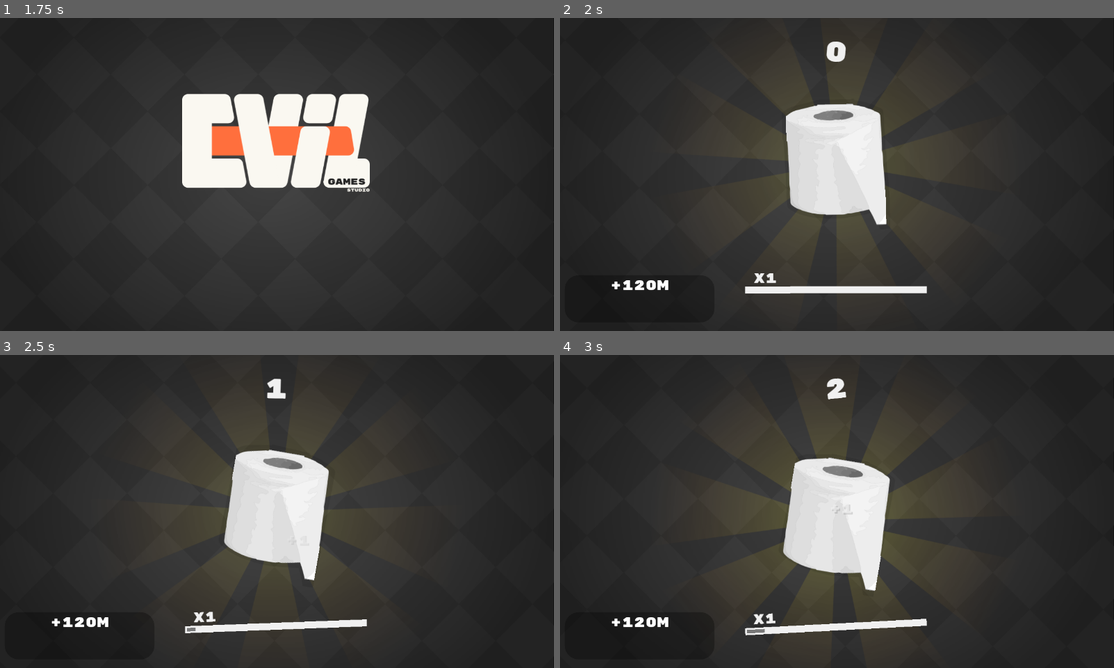
Above: before the commit, frames 1-4 (two rows, left to right).
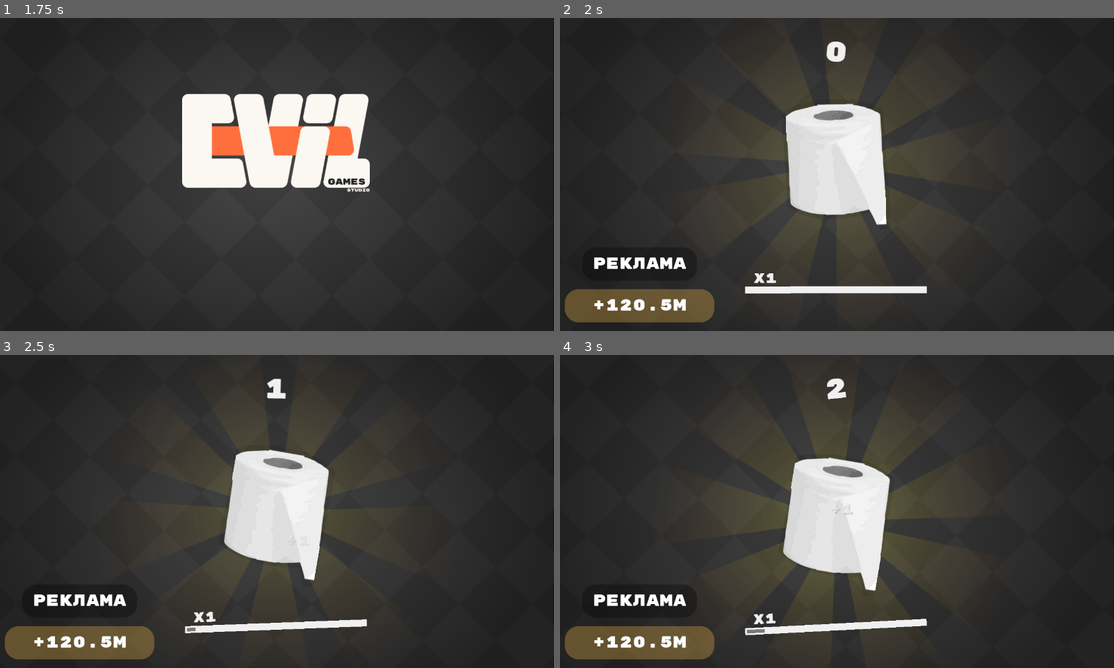
Above: after the commit, the same moments.

Repository: magwoo/PaperClicker
Game: Godot game, scene res://global/load_scene/load_scene.tscn
Same seed, same stepped clock (60 frames per second), same inputs: the game is played once before the commit and once after it. The engine's default icon, where the game draws it, is replaced by a stand-in: a white triangle on a blue panel in a dark square.
Inputs (mouse positions are in pixels of both pictures, inside the frame that each line leads up to):
- Up to frame 1 (1.75 s): tap Enter at 0.5 s; move the mouse to (398, 158) at 0.52 s; tap Mouse wheel down (mouse_down) at 0.6 s; click (398, 158) at 0.67 s; move the mouse to (166, 190) at 1.27 s; tap Mouse wheel up (mouse_up) at 1.35 s; click (166, 190) at 1.42 s
- Up to frame 2 (2 s): no input
- Up to frame 3 (2.5 s): click (277, 511) at 2 s
- Up to frame 4 (3 s): click (837, 511) at 2.75 s

Frame 1 is identical in both runs. In frame 2, 3.4% of the frame differs, in the area x 0-28%, y 76-98%; in frame 3, 3.4%; in frame 4, 3.4%.

Commit message:
added random bonus panel

Diff:
--- a/gameplay/game.tscn
+++ b/gameplay/game.tscn
@@ -14,17 +14,24 @@
 use_filter = true
 font_data = ExtResource( 4 )
 
-[sub_resource type="StyleBoxFlat" id=2]
-bg_color = Color( 0, 0, 0, 0.3 )
+[sub_resource type="StyleBoxFlat" id=5]
+bg_color = Color( 1, 0.756863, 0.294118, 0.301961 )
 corner_radius_top_left = 32
 corner_radius_top_right = 32
 corner_radius_bottom_right = 32
 corner_radius_bottom_left = 32
 
-[sub_resource type="DynamicFont" id=3]
-size = 32
+[sub_resource type="DynamicFont" id=4]
+size = 36
 use_filter = true
 font_data = ExtResource( 4 )
+
+[sub_resource type="StyleBoxFlat" id=6]
+bg_color = Color( 0, 0, 0, 0.301961 )
+corner_radius_top_left = 32
+corner_radius_top_right = 32
+corner_radius_bottom_right = 32
+corner_radius_bottom_left = 32
 
 [node name="Game" type="HBoxContainer"]
 anchor_right = 1.0
@@ -78,16 +85,32 @@
 anchor_top = 1.0
 anchor_bottom = 1.0
 margin_left = 16.0
-margin_top = -128.0
+margin_top = -96.0
 margin_right = 360.0
 margin_bottom = -20.0
-custom_styles/panel = SubResource( 2 )
+custom_styles/panel = SubResource( 5 )
 
-[node name="Label" type="Label" parent="RandomBonus/Panel"]
+[node name="Title" type="Label" parent="RandomBonus/Panel"]
 anchor_right = 1.0
 anchor_bottom = 1.0
-margin_bottom = -60.0
-custom_fonts/font = SubResource( 3 )
-text = "+120M"
+custom_fonts/font = SubResource( 4 )
+text = "+120.5M"
 align = 1
 valign = 1
+
+[node name="InfoPanel" type="Panel" parent="RandomBonus/Panel"]
+anchor_right = 1.0
+anchor_bottom = 1.0
+margin_left = 40.0
+margin_top = -96.0
+margin_right = -40.0
+margin_bottom = -96.0
+custom_styles/panel = SubResource( 6 )
+
+[node name="Info" type="Label" parent="RandomBonus/Panel/InfoPanel"]
+anchor_right = 1.0
+anchor_bottom = 1.0
+custom_fonts/font = SubResource( 4 )
+text = "РЕКЛАМА"
+align = 1
+valign = 1
--- /dev/null
+++ b/menu/random_bonus/random_bonus.gd
@@ -0,0 +1,10 @@
+extends CanvasLayer
+
+
+var tween: Tween = Tween.new()
+
+onready var title_label: Label = $Panel/Title
+
+
+func _ready() -> void:
+	self.add_child(tween)
--- /dev/null
+++ b/menu/random_bonus/random_bonus.tscn
@@ -0,0 +1,60 @@
+[gd_scene load_steps=6 format=2]
+
+[ext_resource path="res://resources/fonts/rubik.ttf" type="DynamicFontData" id=1]
+[ext_resource path="res://menu/random_bonus/random_bonus.gd" type="Script" id=2]
+
+[sub_resource type="StyleBoxFlat" id=5]
+bg_color = Color( 1, 0.756863, 0.294118, 0.301961 )
+corner_radius_top_left = 32
+corner_radius_top_right = 32
+corner_radius_bottom_right = 32
+corner_radius_bottom_left = 32
+
+[sub_resource type="DynamicFont" id=4]
+size = 36
+use_filter = true
+font_data = ExtResource( 1 )
+
+[sub_resource type="StyleBoxFlat" id=6]
+bg_color = Color( 0, 0, 0, 0.301961 )
+corner_radius_top_left = 32
+corner_radius_top_right = 32
+corner_radius_bottom_right = 32
+corner_radius_bottom_left = 32
+
+[node name="RandomBonus" type="CanvasLayer"]
+script = ExtResource( 2 )
+
+[node name="Panel" type="Panel" parent="."]
+anchor_top = 1.0
+anchor_bottom = 1.0
+margin_left = 16.0
+margin_top = -96.0
+margin_right = 360.0
+margin_bottom = -20.0
+custom_styles/panel = SubResource( 5 )
+
+[node name="Title" type="Label" parent="Panel"]
+anchor_right = 1.0
+anchor_bottom = 1.0
+custom_fonts/font = SubResource( 4 )
+text = "+120.5M"
+align = 1
+valign = 1
+
+[node name="InfoPanel" type="Panel" parent="Panel"]
+anchor_right = 1.0
+anchor_bottom = 1.0
+margin_left = 40.0
+margin_top = -96.0
+margin_right = -40.0
+margin_bottom = -96.0
+custom_styles/panel = SubResource( 6 )
+
+[node name="Info" type="Label" parent="Panel/InfoPanel"]
+anchor_right = 1.0
+anchor_bottom = 1.0
+custom_fonts/font = SubResource( 4 )
+text = "РЕКЛАМА"
+align = 1
+valign = 1
Not shown: 1 places in gameplay/game.tscn that only renumber resources
